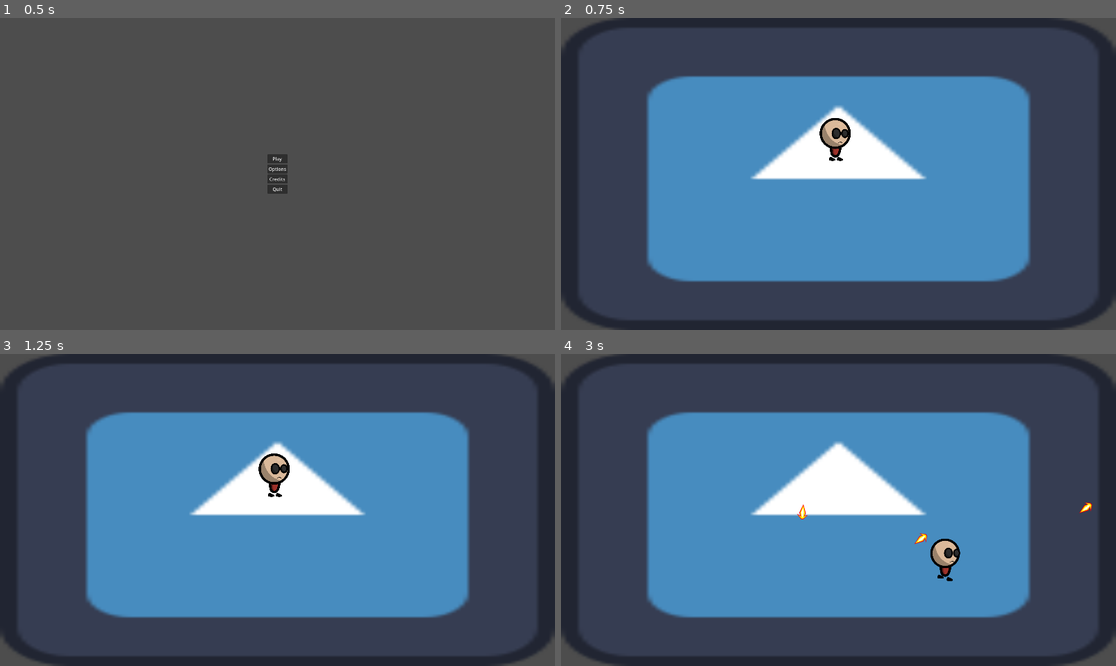
Above: before the commit, frames 1-4 (two rows, left to right).
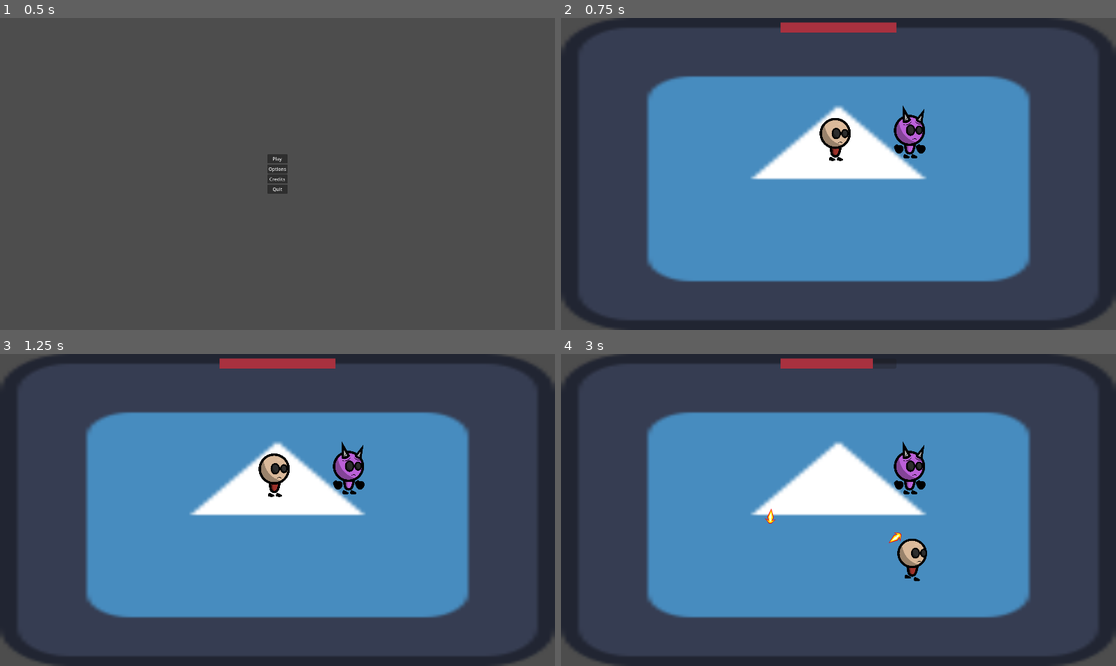
Above: after the commit, the same moments.

Repository: Overkane/BRJ2025-game
Game: Godot game, scene res://scenes/main_menu/main_menu.tscn
Same seed, same stepped clock (60 frames per second), same inputs: the game is played once before the commit and once after it. The engine's default icon, where the game draws it, is replaced by a stand-in: a white triangle on a blue panel in a dark square.
Inputs (mouse positions are in pixels of both pictures, inside the frame that each line leads up to):
- Up to frame 1 (0.5 s): no input
- Up to frame 2 (0.75 s): click "Play" at 0.5 s
- Up to frame 3 (1.25 s): no input
- Up to frame 4 (3 s): move the mouse to (960, 494) at 1.27 s; hold D (right) 1.28-2.03 s; hold V (throw_chakram) 1.28-2.03 s; move the mouse to (727, 525) at 2.02 s; hold S (down) 2.03-2.78 s; tap V (throw_chakram) at 2.1 s; move the mouse to (894, 441) at 2.77 s; hold D (right) from 2.78 s (still down); hold V (throw_chakram) from 2.78 s (still down)

Frame 1 is identical in both runs. In frame 2, 1.3% of the frame differs, in the area x 39-66%, y 1-45%; in frame 3, 1.3%; in frame 4, 2.4%, in the area x 36-96%, y 1-73%.

Commit message:
Added static boss with lifebar and basic damage system

Diff:
--- a/project.godot
+++ b/project.godot
@@ -19,6 +19,10 @@
 
 window/size/viewport_width=1920
 window/size/viewport_height=1080
+
+[global_group]
+
+enemies=""
 
 [input]
 
--- /dev/null
+++ b/scenes/boss/boss.gd
@@ -0,0 +1,15 @@
+extends CharacterBody2D
+
+signal hit
+
+@export var SPEED = 300.
+@export var MAX_LIFE = 100.
+@export var life = MAX_LIFE
+
+func get_hit(damageDealt: int):
+	life -= damageDealt
+	if life <= 0:
+		queue_free()
+		hit.emit(0)
+	else:
+		hit.emit(life / MAX_LIFE * 100)
--- /dev/null
+++ b/scenes/boss/boss.tscn
@@ -0,0 +1,154 @@
+[gd_scene load_steps=31 format=3 uid="uid://de6iqvgk1nru0"]
+
+[ext_resource type="Texture2D" uid="uid://cno56g8tk3aid" path="res://assets/enemies/boss_1/death/death_0.png" id="1_u43up"]
+[ext_resource type="Script" path="res://scenes/boss/boss.gd" id="1_xxoad"]
+[ext_resource type="Texture2D" uid="uid://c37tg5roxecxq" path="res://assets/enemies/boss_1/death/death_1.png" id="2_8clc8"]
+[ext_resource type="Texture2D" uid="uid://bqg3m3nylakvf" path="res://assets/enemies/boss_1/death/death_2.png" id="3_8tq3k"]
+[ext_resource type="Texture2D" uid="uid://dfuojwlb5t8sj" path="res://assets/enemies/boss_1/death/death_3.png" id="4_r4s8f"]
+[ext_resource type="Texture2D" uid="uid://p3ylahs7vdu" path="res://assets/enemies/boss_1/death/death_4.png" id="5_7nsgl"]
+[ext_resource type="Texture2D" uid="uid://bedl84cv0tn4y" path="res://assets/enemies/boss_1/death/death_5.png" id="6_gpo8g"]
+[ext_resource type="Texture2D" uid="uid://bkj4ktq3wkg78" path="res://assets/enemies/boss_1/death/death_6.png" id="7_hvp66"]
+[ext_resource type="Texture2D" uid="uid://chf7sbnpd8v4w" path="res://assets/enemies/boss_1/death/death_7.png" id="8_y48ih"]
+[ext_resource type="Texture2D" uid="uid://di4lwshep83ry" path="res://assets/enemies/boss_1/death/death_8.png" id="9_4fv62"]
+[ext_resource type="Texture2D" uid="uid://b5u48evk087an" path="res://assets/enemies/boss_1/death/death_9.png" id="10_ql0rn"]
+[ext_resource type="Texture2D" uid="uid://dpwhqmom6u6an" path="res://assets/enemies/boss_1/hit/hit_0.png" id="11_r05oh"]
+[ext_resource type="Texture2D" uid="uid://cvqmf14m52vt6" path="res://assets/enemies/boss_1/hit/hit_1.png" id="12_l23i2"]
+[ext_resource type="Texture2D" uid="uid://bl04u0i0mawo7" path="res://assets/enemies/boss_1/hit/hit_2.png" id="13_luu5d"]
+[ext_resource type="Texture2D" uid="uid://tasr8vm4shd8" path="res://assets/enemies/boss_1/idle/idle_0.png" id="14_onu78"]
+[ext_resource type="Texture2D" uid="uid://cjy41xfa7yqmb" path="res://assets/enemies/boss_1/idle/idle_1.png" id="15_ilfu7"]
+[ext_resource type="Texture2D" uid="uid://cofy7ob0jdxbd" path="res://assets/enemies/boss_1/idle/idle_2.png" id="16_yw24h"]
+[ext_resource type="Texture2D" uid="uid://b6rqe6u3llaps" path="res://assets/enemies/boss_1/idle/idle_3.png" id="17_76e7f"]
+[ext_resource type="Texture2D" uid="uid://canfokdvaw6t8" path="res://assets/enemies/boss_1/idle/idle_4.png" id="18_etnfv"]
+[ext_resource type="Texture2D" uid="uid://dxqohfnnduukt" path="res://assets/enemies/boss_1/idle/idle_5.png" id="19_lviq3"]
+[ext_resource type="Texture2D" uid="uid://bmlju8b7aa7a1" path="res://assets/enemies/boss_1/walk/walk_0.png" id="20_royij"]
+[ext_resource type="Texture2D" uid="uid://cyb7b7ljplm5g" path="res://assets/enemies/boss_1/walk/walk_1.png" id="21_2y2np"]
+[ext_resource type="Texture2D" uid="uid://brx7uuksupyd" path="res://assets/enemies/boss_1/walk/walk_2.png" id="22_bwher"]
+[ext_resource type="Texture2D" uid="uid://bws14564ugsbk" path="res://assets/enemies/boss_1/walk/walk_3.png" id="23_21yq3"]
+[ext_resource type="Texture2D" uid="uid://c51dmxnxvu63o" path="res://assets/enemies/boss_1/walk/walk_4.png" id="24_iurs6"]
+[ext_resource type="Texture2D" uid="uid://cpmrrp72qr8xv" path="res://assets/enemies/boss_1/walk/walk_5.png" id="25_lrx2u"]
+[ext_resource type="Texture2D" uid="uid://b6soaqo2cgjvq" path="res://assets/enemies/boss_1/walk/walk_6.png" id="26_j2lwx"]
+[ext_resource type="Texture2D" uid="uid://ir5v40hg41qq" path="res://assets/enemies/boss_1/walk/walk_7.png" id="27_hvmsk"]
+
+[sub_resource type="SpriteFrames" id="SpriteFrames_oert7"]
+animations = [{
+"frames": [{
+"duration": 1.0,
+"texture": ExtResource("1_u43up")
+}, {
+"duration": 1.0,
+"texture": ExtResource("2_8clc8")
+}, {
+"duration": 1.0,
+"texture": ExtResource("3_8tq3k")
+}, {
+"duration": 1.0,
+"texture": ExtResource("4_r4s8f")
+}, {
+"duration": 1.0,
+"texture": ExtResource("5_7nsgl")
+}, {
+"duration": 1.0,
+"texture": ExtResource("6_gpo8g")
+}, {
+"duration": 1.0,
+"texture": ExtResource("7_hvp66")
+}, {
+"duration": 1.0,
+"texture": ExtResource("8_y48ih")
+}, {
+"duration": 1.0,
+"texture": ExtResource("9_4fv62")
+}, {
+"duration": 1.0,
+"texture": ExtResource("10_ql0rn")
+}],
+"loop": true,
+"name": &"death",
+"speed": 10.0
+}, {
+"frames": [{
+"duration": 1.0,
+"texture": ExtResource("11_r05oh")
+}, {
+"duration": 1.0,
+"texture": ExtResource("12_l23i2")
+}, {
+"duration": 1.0,
+"texture": ExtResource("13_luu5d")
+}],
+"loop": true,
+"name": &"hit",
+"speed": 10.0
+}, {
+"frames": [{
+"duration": 1.0,
+"texture": ExtResource("14_onu78")
+}, {
+"duration": 1.0,
+"texture": ExtResource("15_ilfu7")
+}, {
+"duration": 1.0,
+"texture": ExtResource("16_yw24h")
+}, {
+"duration": 1.0,
+"texture": ExtResource("17_76e7f")
+}, {
+"duration": 1.0,
+"texture": ExtResource("18_etnfv")
+}, {
+"duration": 1.0,
+"texture": ExtResource("19_lviq3")
+}],
+"loop": true,
+"name": &"idle",
+"speed": 10.0
+}, {
+"frames": [{
+"duration": 1.0,
+"texture": ExtResource("20_royij")
+}, {
+"duration": 1.0,
+"texture": ExtResource("21_2y2np")
+}, {
+"duration": 1.0,
+"texture": ExtResource("22_bwher")
+}, {
+"duration": 1.0,
+"texture": ExtResource("23_21yq3")
+}, {
+"duration": 1.0,
+"texture": ExtResource("24_iurs6")
+}, {
+"duration": 1.0,
+"texture": ExtResource("25_lrx2u")
+}, {
+"duration": 1.0,
+"texture": ExtResource("26_j2lwx")
+}, {
+"duration": 1.0,
+"texture": ExtResource("27_hvmsk")
+}],
+"loop": true,
+"name": &"walk",
+"speed": 10.0
+}]
+
+[sub_resource type="CapsuleShape2D" id="CapsuleShape2D_yv2e6"]
+radius = 40.0
+height = 144.0
+
+[node name="Boss" type="CharacterBody2D" groups=["enemies"]]
+collision_layer = 4
+collision_mask = 3
+script = ExtResource("1_xxoad")
+metadata/_edit_group_ = true
+
+[node name="AnimatedSprite2D" type="AnimatedSprite2D" parent="."]
+position = Vector2(0, -112)
+scale = Vector2(0.25, 0.25)
+sprite_frames = SubResource("SpriteFrames_oert7")
+animation = &"idle"
+frame_progress = 0.360615
+
+[node name="CollisionShape2D" type="CollisionShape2D" parent="."]
+shape = SubResource("CapsuleShape2D_yv2e6")
--- /dev/null
+++ b/scenes/boss_arena/boss_arena.gd
@@ -0,0 +1,12 @@
+extends CanvasLayer
+
+@onready var boss_hp_bar = $BossHP
+
+func _ready() -> void:
+	boss_hp_bar.value = 100
+
+func _on_boss_hit(current_boss_life_perc: float) -> void:
+	if current_boss_life_perc != 0:
+		boss_hp_bar.value = current_boss_life_perc
+	else:
+		boss_hp_bar.queue_free()
--- a/scenes/boss_arena/boss_arena.tscn
+++ b/scenes/boss_arena/boss_arena.tscn
@@ -1,7 +1,9 @@
-[gd_scene load_steps=5 format=3 uid="uid://cbvomdgkssg2e"]
+[gd_scene load_steps=8 format=3 uid="uid://cbvomdgkssg2e"]
 
+[ext_resource type="Script" path="res://scenes/boss_arena/boss_arena.gd" id="1_o44pb"]
 [ext_resource type="Texture2D" uid="uid://dndiaybuux30t" path="res://icon.svg" id="1_v1822"]
 [ext_resource type="PackedScene" uid="uid://b1xyv0funrvab" path="res://scenes/player/player.tscn" id="2_0bmpq"]
+[ext_resource type="PackedScene" uid="uid://de6iqvgk1nru0" path="res://scenes/boss/boss.tscn" id="3_8lwj8"]
 
 [sub_resource type="RectangleShape2D" id="RectangleShape2D_71p1n"]
 size = Vector2(64, 1080)
@@ -9,7 +11,11 @@
 [sub_resource type="RectangleShape2D" id="RectangleShape2D_4bp80"]
 size = Vector2(63.9999, 1920)
 
+[sub_resource type="StyleBoxFlat" id="StyleBoxFlat_yjlq5"]
+bg_color = Color(0.658107, 0.190502, 0.247774, 1)
+
 [node name="BossArena" type="CanvasLayer"]
+script = ExtResource("1_o44pb")
 
 [node name="ArenaBackground" type="TextureRect" parent="."]
 anchors_preset = 15
@@ -20,6 +26,7 @@
 texture = ExtResource("1_v1822")
 
 [node name="ArenaWalls" type="StaticBody2D" parent="."]
+collision_mask = 0
 
 [node name="LeftWall" type="CollisionShape2D" parent="ArenaWalls"]
 position = Vector2(32, 540)
@@ -41,3 +48,20 @@
 
 [node name="Player" parent="." instance=ExtResource("2_0bmpq")]
 position = Vector2(951, 408)
+
+[node name="Boss" parent="." instance=ExtResource("3_8lwj8")]
+position = Vector2(1208, 408)
+
+[node name="BossHP" type="ProgressBar" parent="."]
+anchors_preset = 5
+anchor_left = 0.5
+anchor_right = 0.5
+offset_left = -200.0
+offset_top = 16.0
+offset_right = 200.0
+offset_bottom = 51.0
+grow_horizontal = 2
+theme_override_styles/fill = SubResource("StyleBoxFlat_yjlq5")
+show_percentage = false
+
+[connection signal="hit" from="Boss" to="." method="_on_boss_hit"]
--- a/scenes/chakram/chakram.gd
+++ b/scenes/chakram/chakram.gd
@@ -1,17 +1,21 @@
 extends Area2D
 
-@export var chakram_speed = 500
-var chakram_direction = Vector2.ZERO
+@export var SPEED = 500.
+@export var DAMAGE = 20.
+
+var direction = Vector2.ZERO
 
 
 func _physics_process(delta: float) -> void:
-	position += chakram_speed * chakram_direction * delta
+	position += SPEED * direction * delta
 
 
-func setup(initial_pos: Vector2, direction: Vector2):
+func setup(initial_pos: Vector2, throw_direction: Vector2):
 	position = initial_pos
-	chakram_direction = direction
+	direction = throw_direction
 
 
 func _on_body_entered(body: Node2D) -> void:
+	if body.is_in_group("enemies"):
+		body.get_hit(DAMAGE)
 	queue_free()
--- a/scenes/chakram/chakram.tscn
+++ b/scenes/chakram/chakram.tscn
@@ -44,7 +44,7 @@
 "fly": SubResource("Animation_343fo")
 }
 
-[node name="Сhakram" type="Area2D"]
+[node name="Сhakram" type="Area2D" groups=["enemies"]]
 collision_layer = 8
 collision_mask = 5
 script = ExtResource("1_motek")
--- a/scenes/player/player.gd
+++ b/scenes/player/player.gd
@@ -4,8 +4,8 @@
 @onready var _chakram_throw_point = $ChakramThrowPoint
 
 @export var chakram_scene: PackedScene
-@export var SPEED = 400.0
-
+@export var life = 3
+@export var SPEED = 400.
 
 func _input(event: InputEvent) -> void:
 	if event.is_action_pressed("throw_chakram"):
@@ -28,6 +28,11 @@
 	move_and_slide()
 
 
+func get_hit():
+	life -= 1
+	if life == 0:
+		queue_free()
+
 func throw_chakram():
 	var chakram = chakram_scene.instantiate()
 	var chakram_position = _chakram_throw_point.global_position
Binary file added: assets/enemies/boss_1/death/death_0.png
Not shown, added: assets/enemies/boss_1/death/death_0.png.import
Binary file added: assets/enemies/boss_1/death/death_1.png
Not shown, added: assets/enemies/boss_1/death/death_1.png.import
Binary file added: assets/enemies/boss_1/death/death_2.png
Not shown, added: assets/enemies/boss_1/death/death_2.png.import
Binary file added: assets/enemies/boss_1/death/death_3.png
Not shown, added: assets/enemies/boss_1/death/death_3.png.import
Binary file added: assets/enemies/boss_1/death/death_4.png
Not shown, added: assets/enemies/boss_1/death/death_4.png.import
Binary file added: assets/enemies/boss_1/death/death_5.png
Not shown, added: assets/enemies/boss_1/death/death_5.png.import
(and 42 more such lines)
